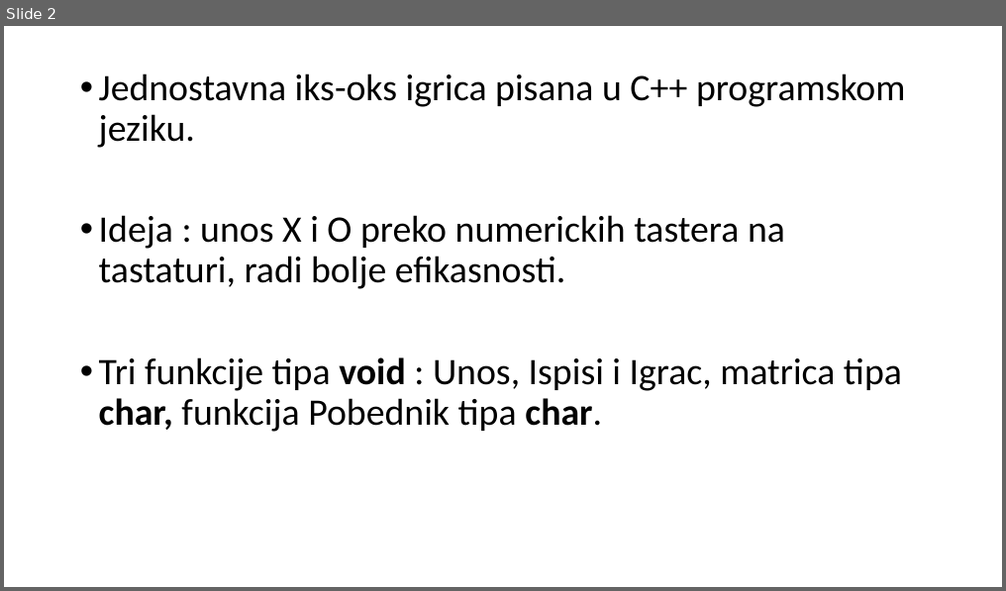
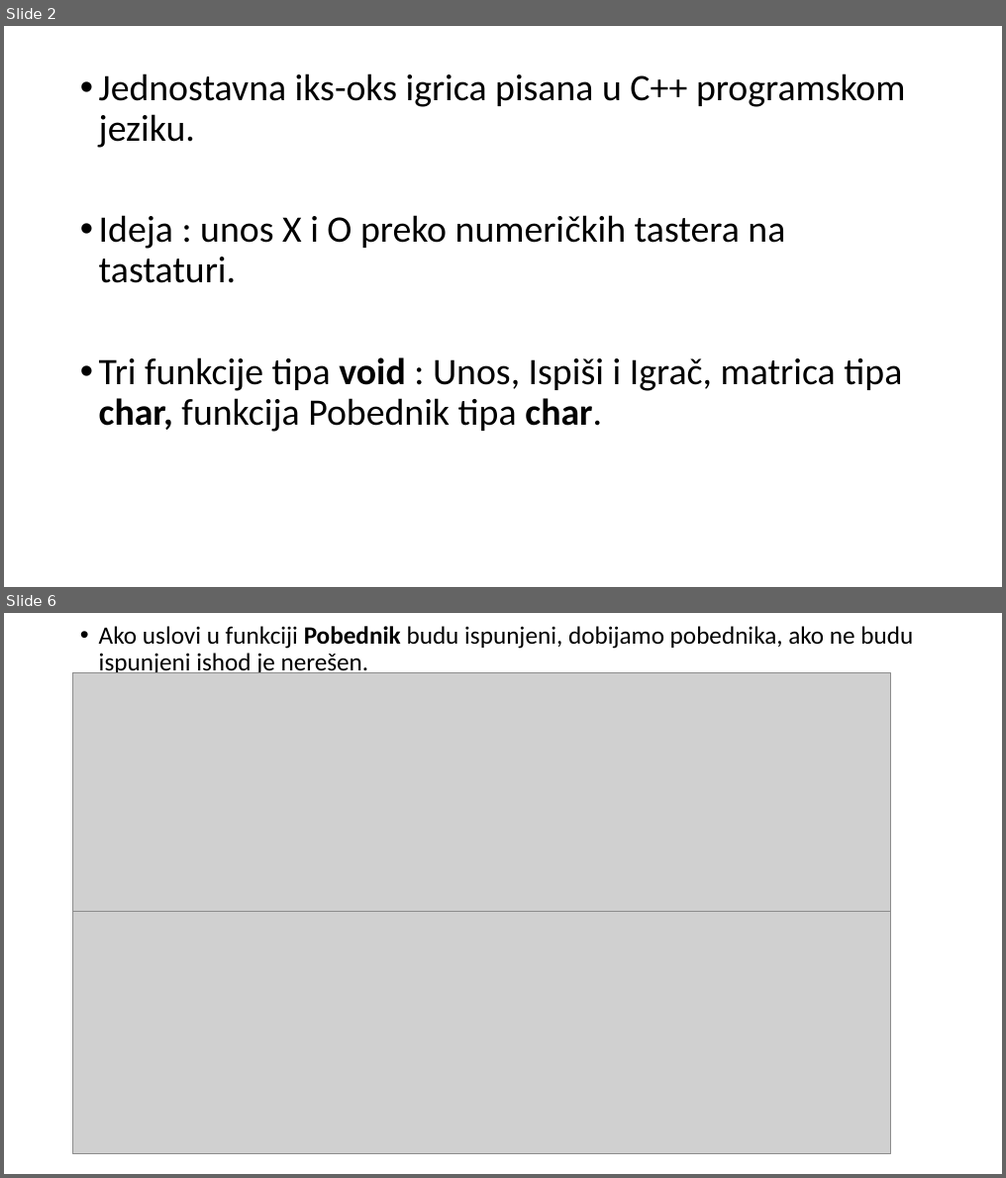
Before and after one commit to DjordjeA/X-O-game, a slide deck: Iks-Oks.pptx. Shown one above the other, each under a label of ours: slide 2 before the commit, slides 2 and 6 after it; the slides between them are not shown. The pictures are 1006x591 and 1006x1178 pixels, drawn with LibreOffice and Linux fonts; fonts in the diff are those of the drawing; grey boxes stand for pictures. Boxes give left, top, right and bottom in pixels: in the first picture for what was removed or moved away, otherwise in the second. Text is boxed around its words. In the diff, an @@ line names an element or a change of style, - is before the commit and + after.

```diff
--- a/Iks-Oks.pptx
+++ b/Iks-Oks.pptx
@@ slide 6 added at [4, 613, 1002, 1174], background #FFFFFF @@
@@ text added at [99, 626, 913, 676], 24 pt, text #000000 @@
+• Ako uslovi u funkciji Pobednik budu ispunjeni, dobijamo pobednika, ako ne budu ispunjeni ishod je nerešen.
@@ picture added at [73, 672, 891, 912] @@
@@ picture added at [73, 912, 891, 1155] @@
@@ slide 2 changed as well @@
@@ text at [99, 215, 902, 432]: text changed @@
-• Ideja : unos X i O preko numerickih tastera na tastaturi, radi bolje efikasnosti.
-• Tri funkcije tipa void : Unos, Ispisi i Igrac, matrica tipa char, funkcija Pobednik tipa char.
+• Ideja : unos X i O preko numeričkih tastera na tastaturi.
+• Tri funkcije tipa void : Unos, Ispiši i Igrač, matrica tipa char, funkcija Pobednik tipa char.
```
Also in this commit, not shown: 1 other slide changed, 3 other slides added, 2 slides removed, 3 other files.
